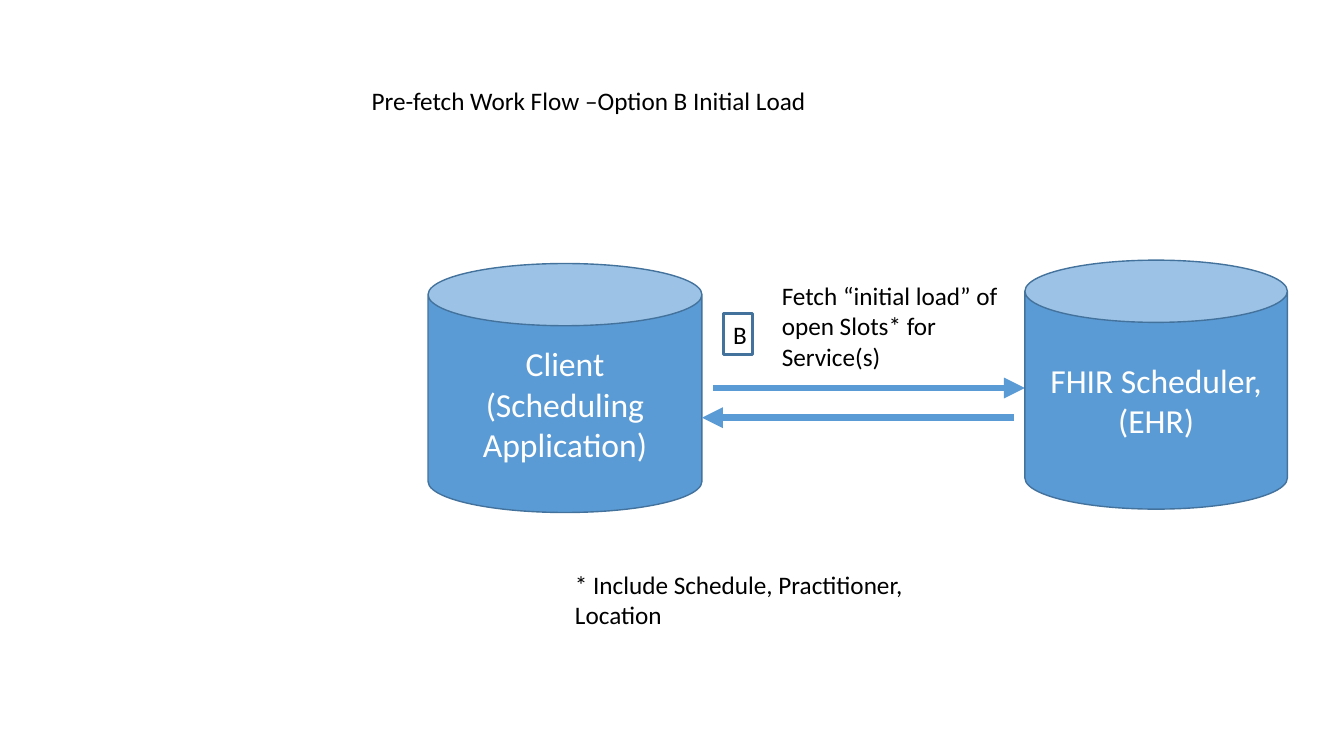
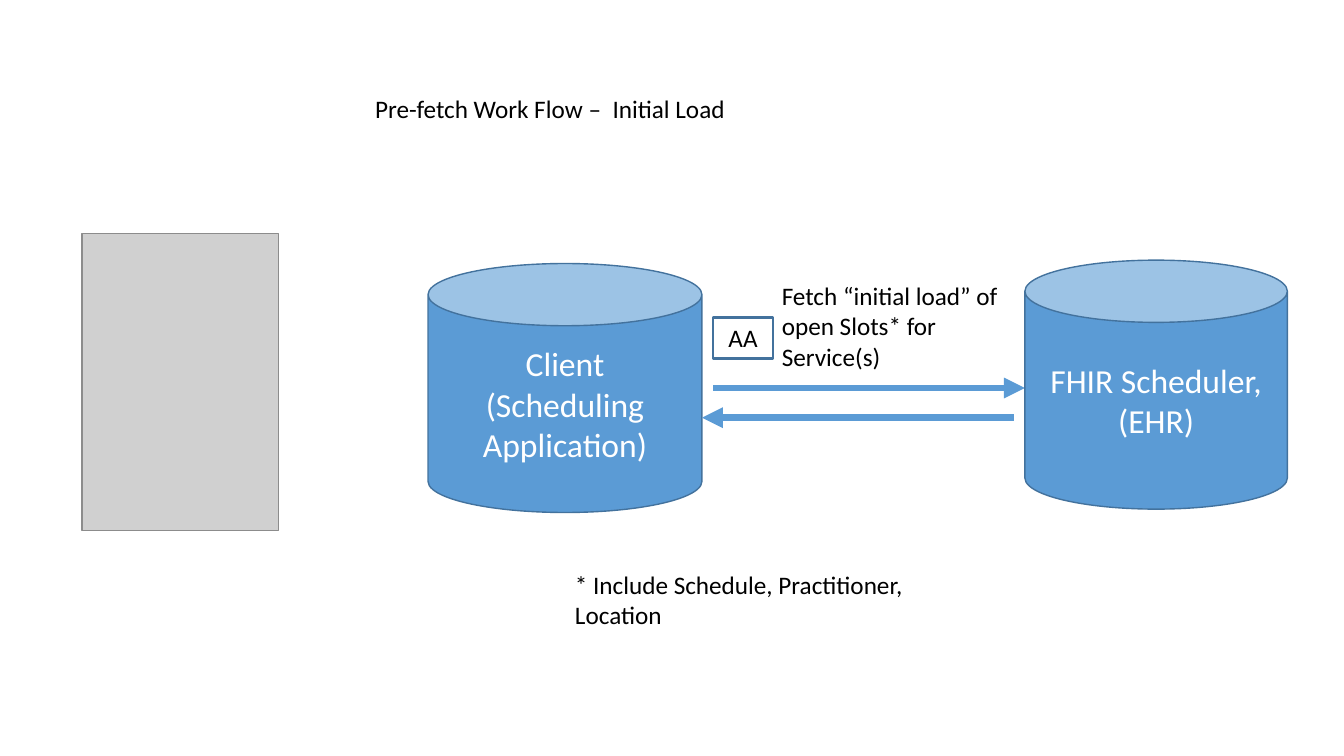
Before and after one commit to argonautproject/scheduling, a slide deck: slide 14 of meeting-notes/WorkFlowDiagrams.pptx. Drawn at 1344x756 pixels with LibreOffice and Linux fonts; fonts in the diff are those of the drawing; grey boxes stand for pictures. Boxes give left, top, right and bottom in pixels: in the first picture for what was removed or moved away, otherwise in the second. Text is boxed around its words. In the diff, an @@ line names an element or a change of style, - is before the commit and + after.

```diff
--- a/meeting-notes/WorkFlowDiagrams.pptx
+++ b/meeting-notes/WorkFlowDiagrams.pptx
@@ text at (x1=375, y1=100, x2=724, y2=118): text changed @@
-Pre-fetch Work Flow –Option B Initial Load
+Pre-fetch Work Flow – Initial Load
@@ picture added at (x1=82, y1=233, x2=278, y2=530) @@
@@ rectangle "AA" resized from (x1=724, y1=314, x2=753, y2=354) to (x1=713, y1=318, x2=772, y2=358) @@
@@ text in rectangle at (x1=728, y1=330, x2=757, y2=347): text changed @@
-B
+AA
```
Also in this commit, not shown: 3 other slides changed, 1 slide removed, 4 other files.
